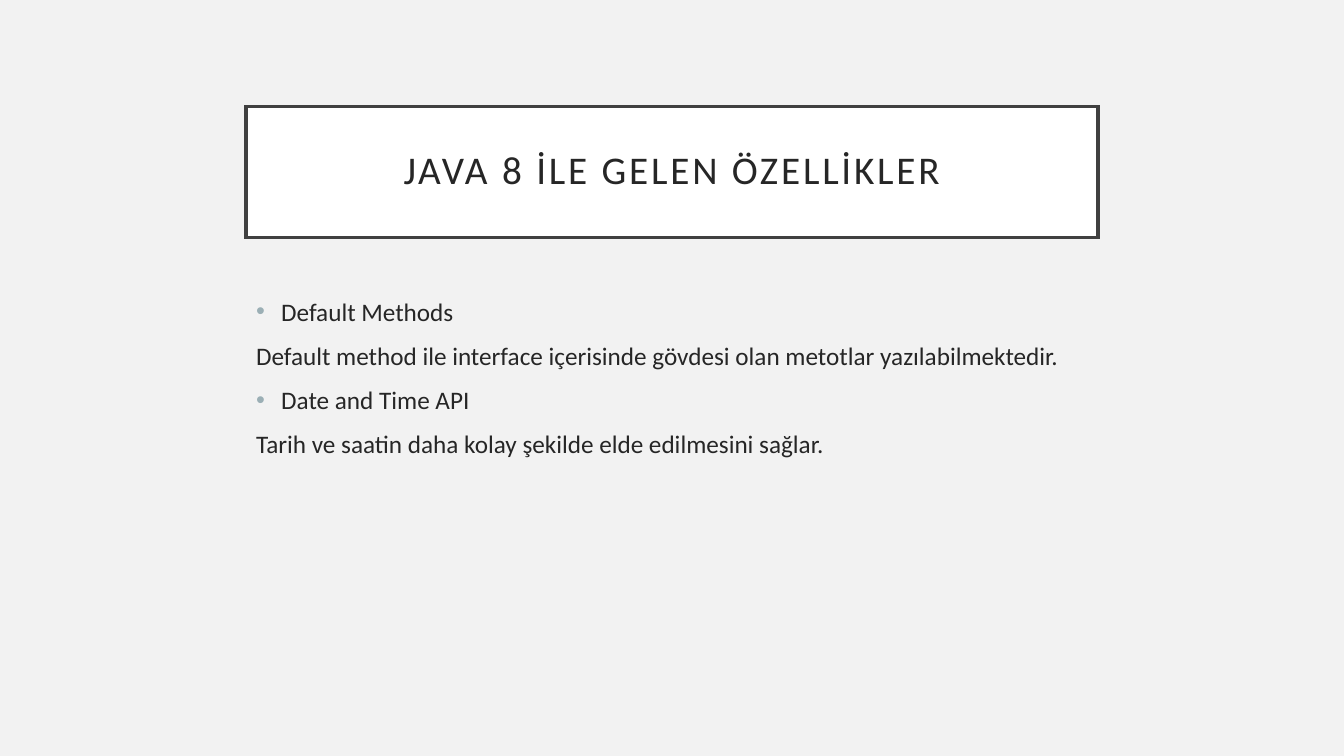
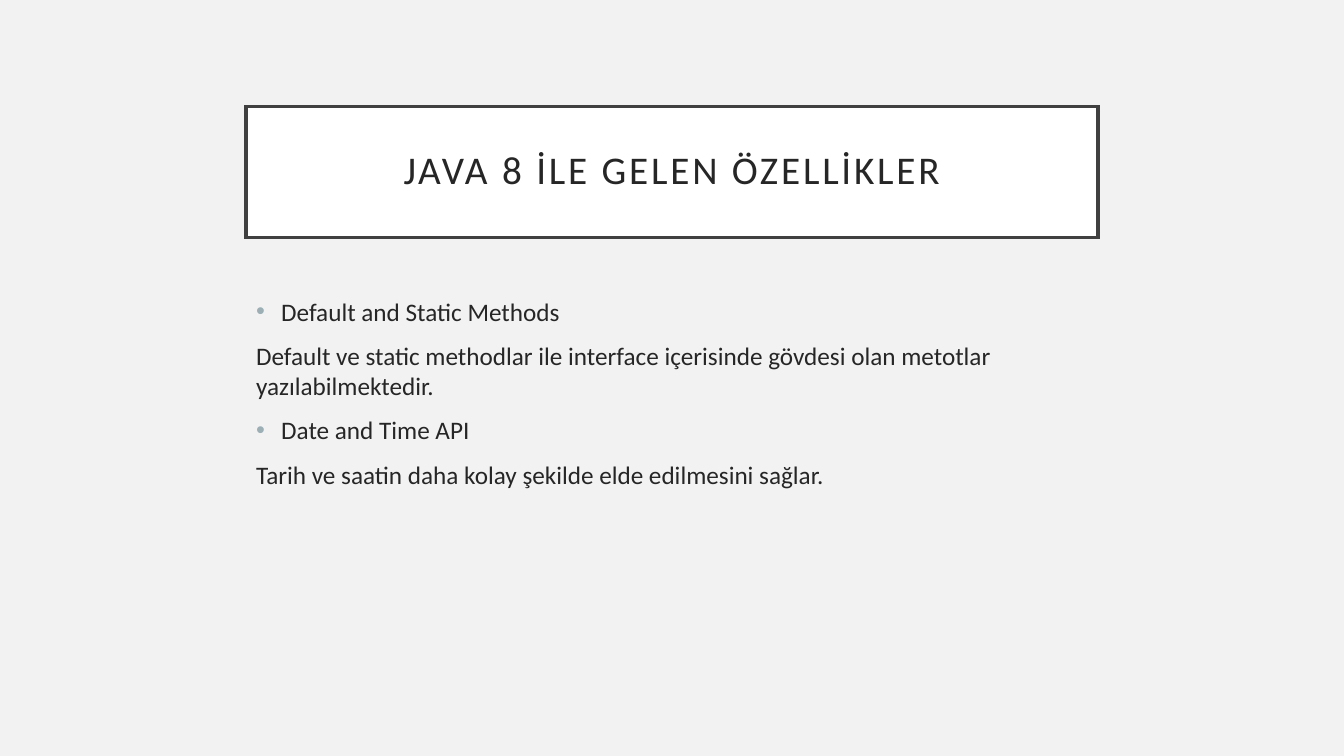
Before and after one commit to 207-Atmosware-Java-Bootcamp/5-hafta-pazartesi-javase-ardakozann, a slide deck: slide 96 of Turkcell_bootcamp_ArdaKozan.pptx. Drawn at 1344x756 pixels with LibreOffice and Linux fonts; fonts in the diff are those of the drawing. Boxes give left, top, right and bottom in pixels: in the first picture for what was removed or moved away, otherwise in the second. Text is boxed around its words. In the diff, an @@ line names an element or a change of style, - is before the commit and + after.

```diff
--- a/Turkcell_bootcamp_ArdaKozan.pptx
+++ b/Turkcell_bootcamp_ArdaKozan.pptx
@@ text at [256, 303, 990, 399]: text changed @@
-• Default Methods
-Default method ile interface içerisinde gövdesi olan metotlar yazılabilmektedir.
+• Default and Static Methods
+Default ve static methodlar ile interface içerisinde gövdesi olan metotlar yazılabilmektedir.
```
Also in this commit, not shown: 2 other slides changed.
